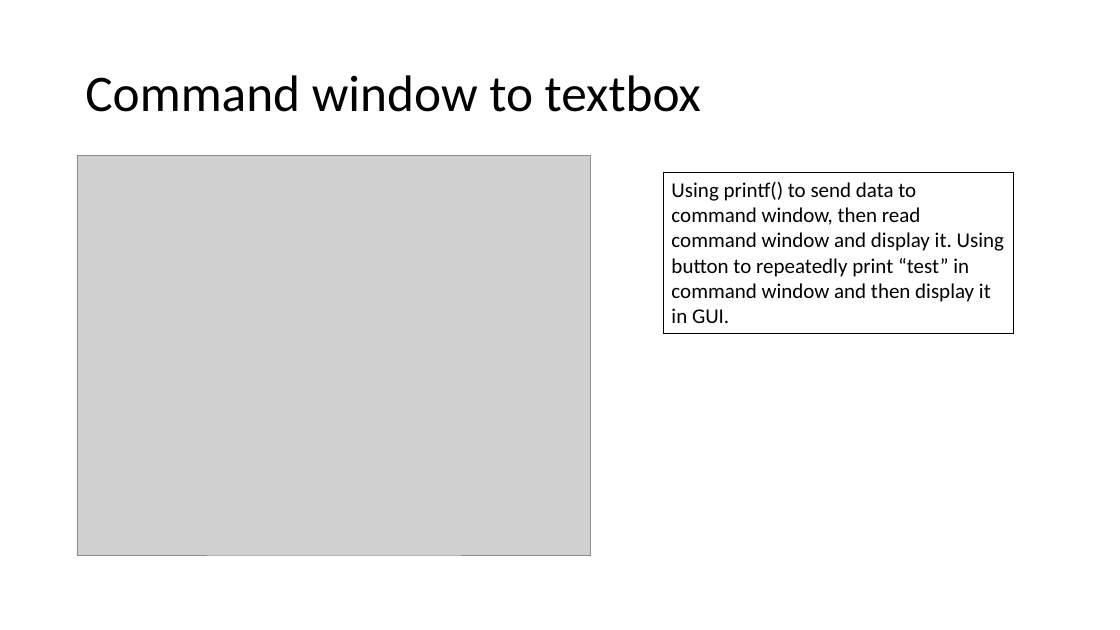
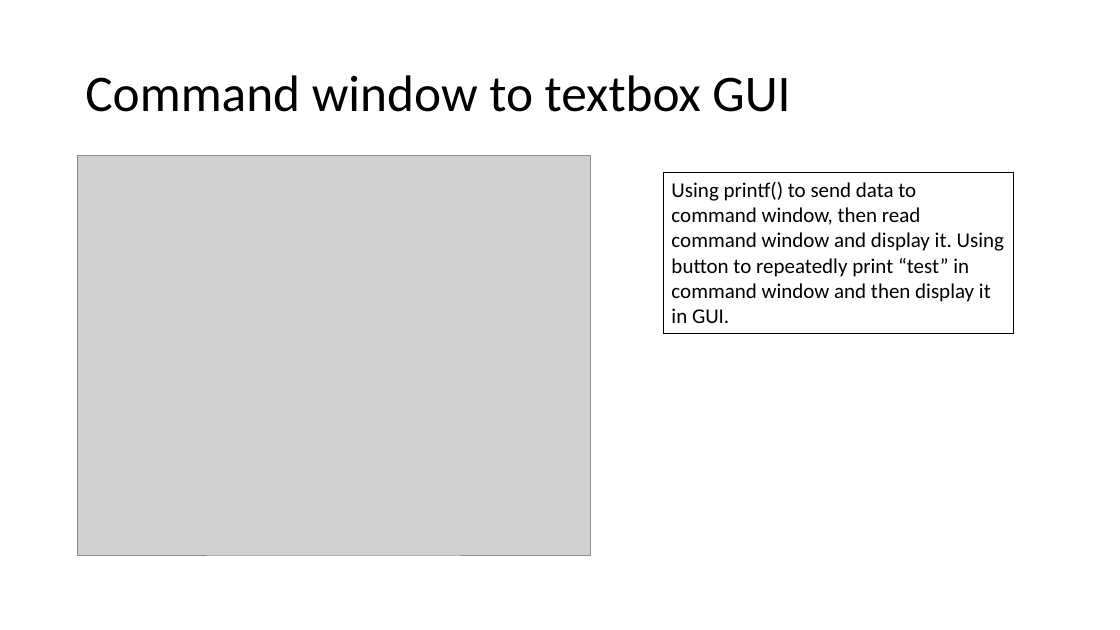
Before and after one commit to ADAALMAN/ADome-GUI, a slide deck: slide 11 of Progression/ADome GUI progression.pptx. Drawn at 1120x630 pixels with LibreOffice and Linux fonts; fonts in the diff are those of the drawing; grey boxes stand for pictures. Boxes give left, top, right and bottom in pixels: in the first picture for what was removed or moved away, otherwise in the second. Text is boxed around its words. In the diff, an @@ line names an element or a change of style, - is before the commit and + after.

```diff
--- a/Progression/ADome GUI progression.pptx
+++ b/Progression/ADome GUI progression.pptx
@@ title at [85, 75, 790, 112]: text changed @@
-Command window to textbox
+Command window to textbox GUI
```
Also in this commit, not shown: 2 other slides changed, 3 other files.
